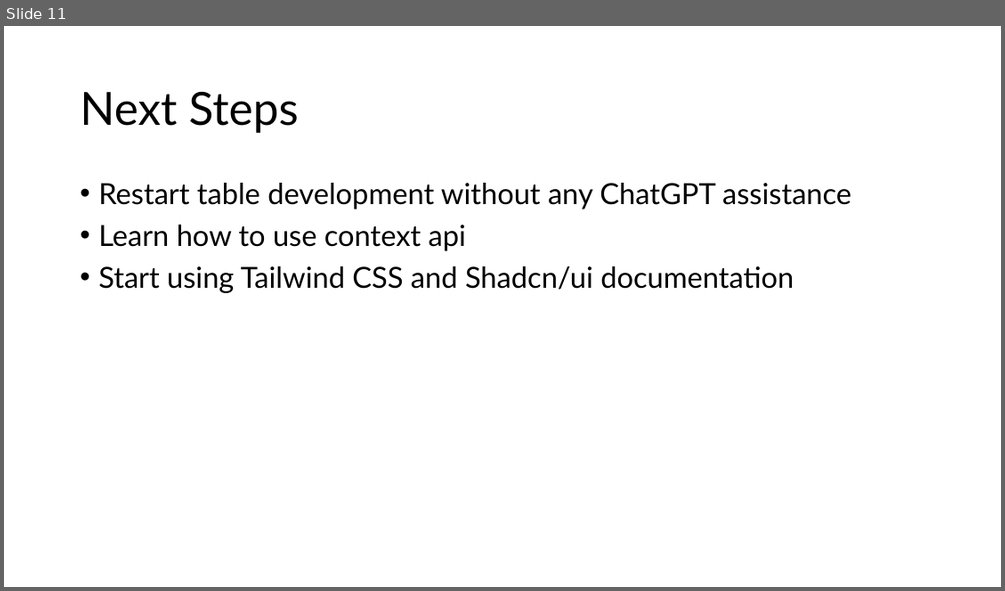
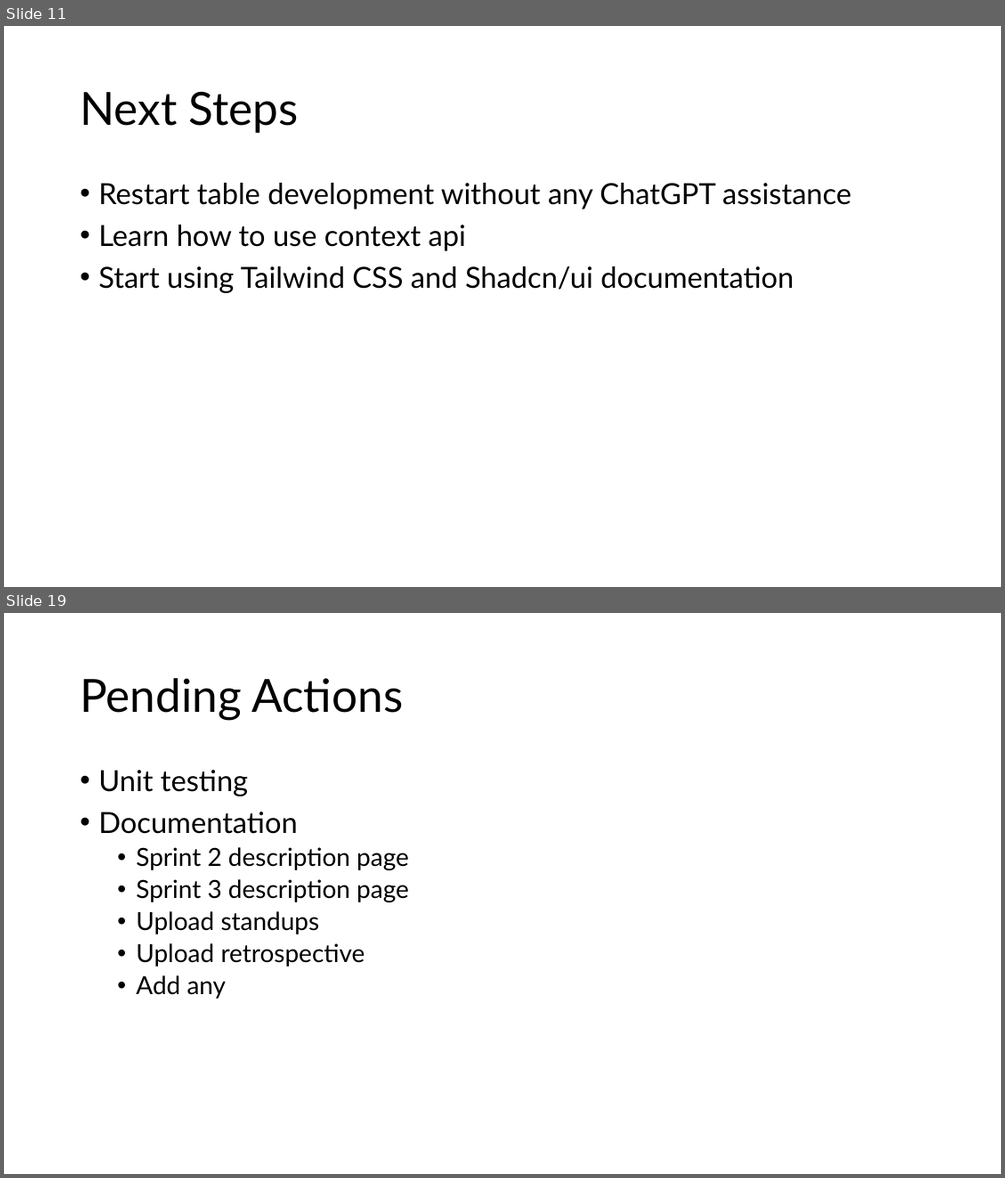
Before and after one commit to GregT7/PlanGauge, a slide deck: project_journal/standup/sprint3_standup.pptx. Shown one above the other, each under a label of ours: slide 11 before the commit, slides 11 and 19 after it; the slides between them are not shown. The pictures are 1005x591 and 1005x1178 pixels, drawn with LibreOffice and Linux fonts; fonts in the diff are those of the drawing. Boxes give left, top, right and bottom in pixels: in the first picture for what was removed or moved away, otherwise in the second. Text is boxed around its words. In the diff, an @@ line names an element or a change of style, - is before the commit and + after.

```diff
--- a/project_journal/standup/sprint3_standup.pptx
+++ b/project_journal/standup/sprint3_standup.pptx
@@ slide 19 added at (4, 613, 1001, 1174), background #FFFFFF @@
@@ title added at (80, 678, 403, 720), 44 pt, text #000000 @@
+Pending Actions
@@ text added at (98, 770, 409, 998), 24 pt, text #000000 @@
+• Unit testing
+• Documentation
+  • Sprint 2 description page
+  • Sprint 3 description page
+  • Upload standups
+  • Upload retrospective
+  • Add any
```
Also in this commit, not shown: 2 slides changed, 8 other slides added, 21 other files.
